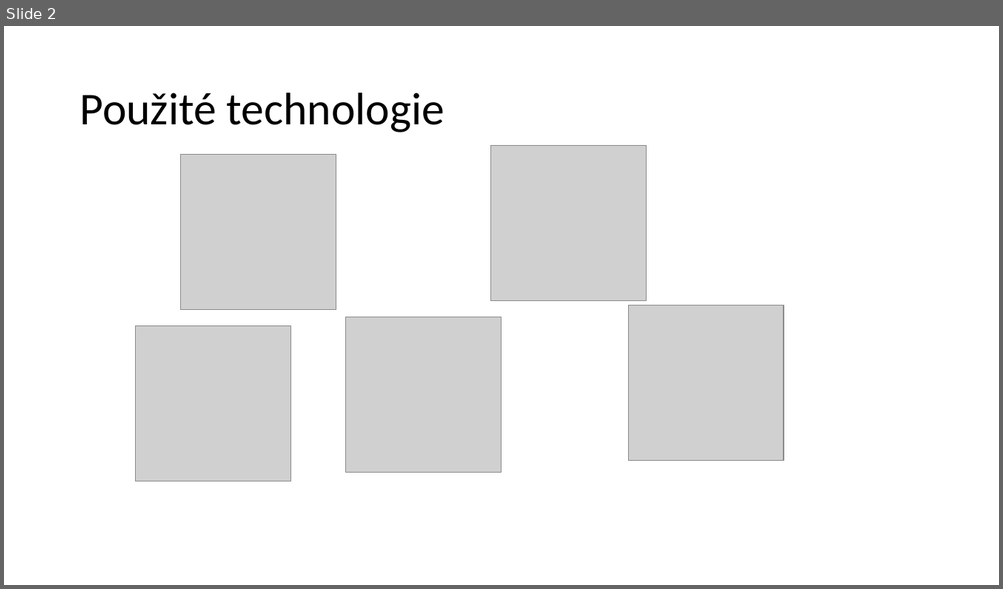
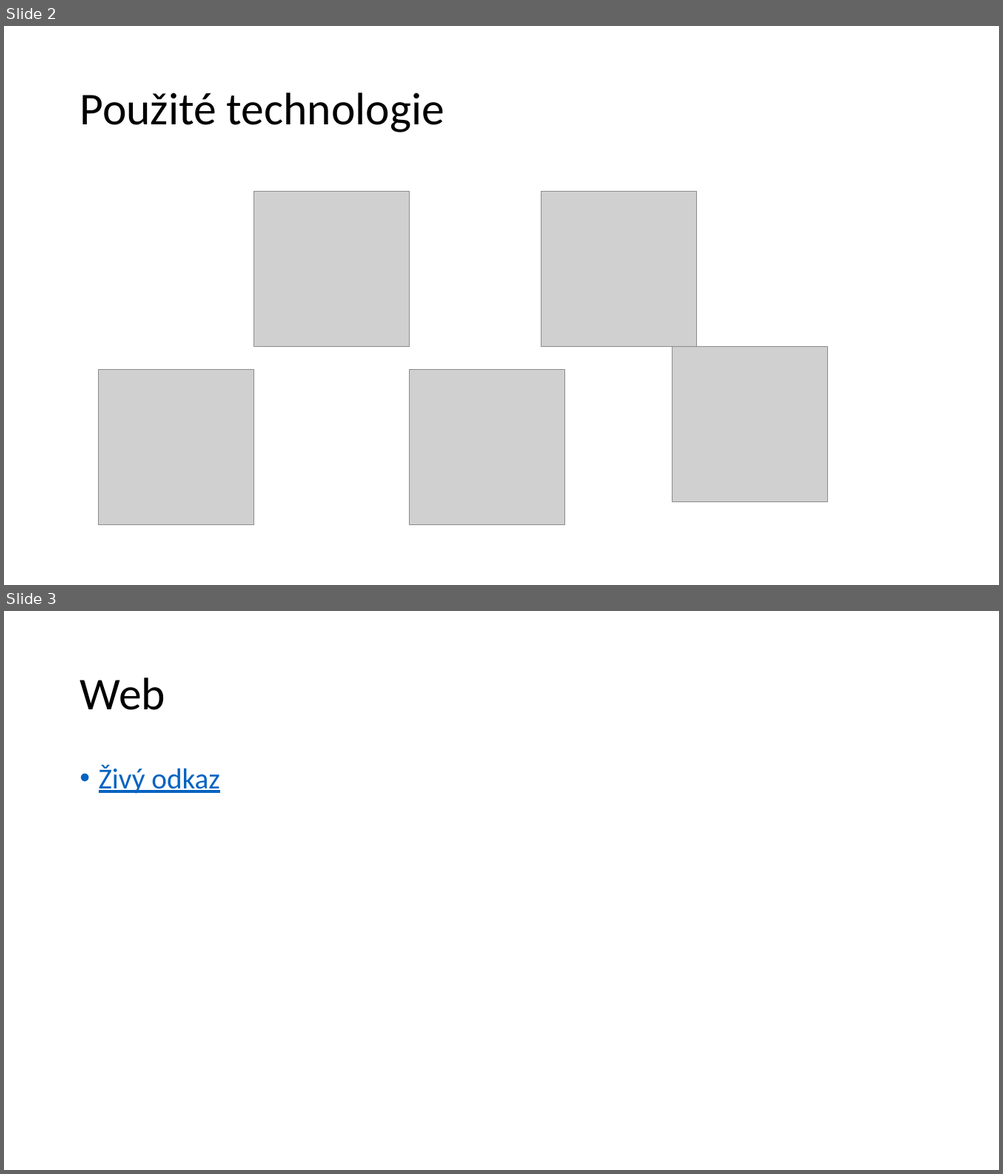
Before and after one commit to hanusvalenta/PersonalWeb, a slide deck: Presentation/Prezentace.pptx. Shown one above the other, each under a label of ours: slide 2 before the commit, slides 2 and 3 after it. The pictures are 1003x589 and 1003x1174 pixels, drawn with LibreOffice and Linux fonts; fonts in the diff are those of the drawing; grey boxes stand for pictures. Boxes give left, top, right and bottom in pixels: in the first picture for what was removed or moved away, otherwise in the second. Text is boxed around its words. In the diff, an @@ line names an element or a change of style, - is before the commit and + after.

```diff
--- a/Presentation/Prezentace.pptx
+++ b/Presentation/Prezentace.pptx
@@ slide 3 added at (4,611,999,1170), background #FFFFFF @@
@@ title added at (79,678,165,710), 44 pt, text #000000 @@
+Web
@@ text added at (99,765,220,794), 28 pt, text #0563C1, underline @@
+• Živý odkaz
@@ slide 2 changed as well @@
@@ picture: place and size @@
-picture at (181,155,336,310)
+picture at (254,192,409,347)
@@ picture: place and size @@
-picture at (491,145,646,301)
+picture at (541,192,697,347)
@@ picture: place and size @@
-picture at (628,306,783,461)
+picture at (672,347,828,502)
@@ picture: place and size @@
-picture at (135,326,290,481)
+picture at (99,370,254,526)
@@ picture: place and size @@
-picture at (346,317,501,472)
+picture at (409,370,564,526)
```
Also in this commit, not shown: 1 other slide added, 3 slides removed, 18 other files.
